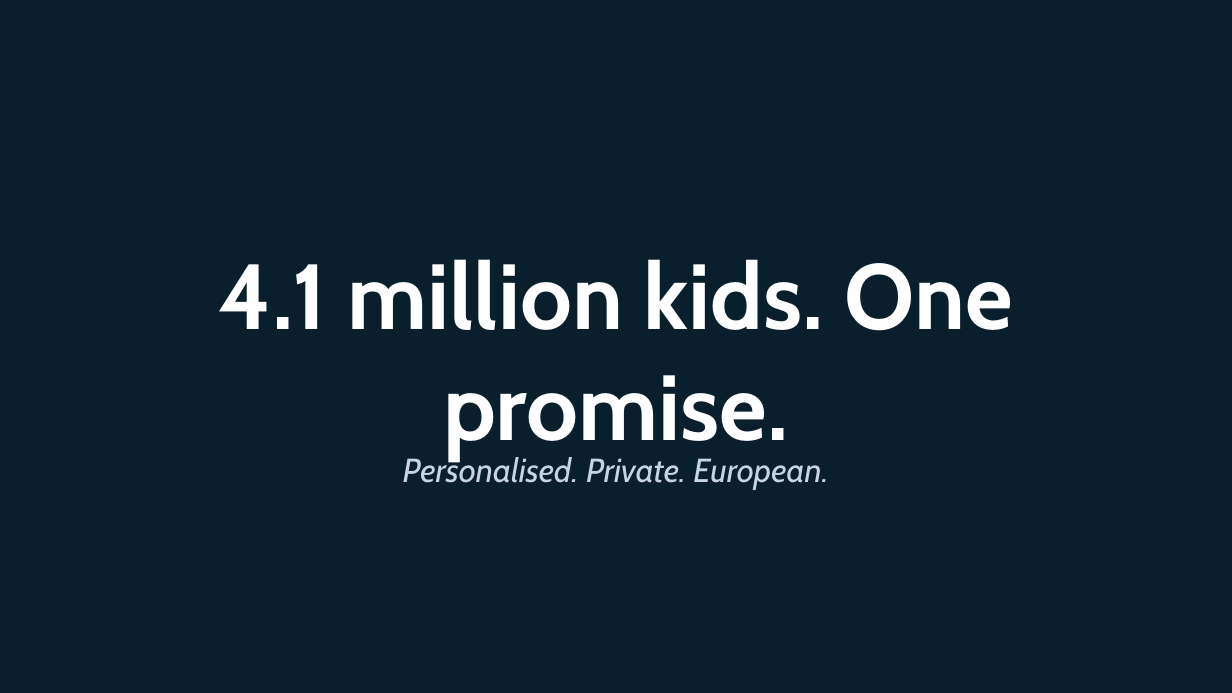
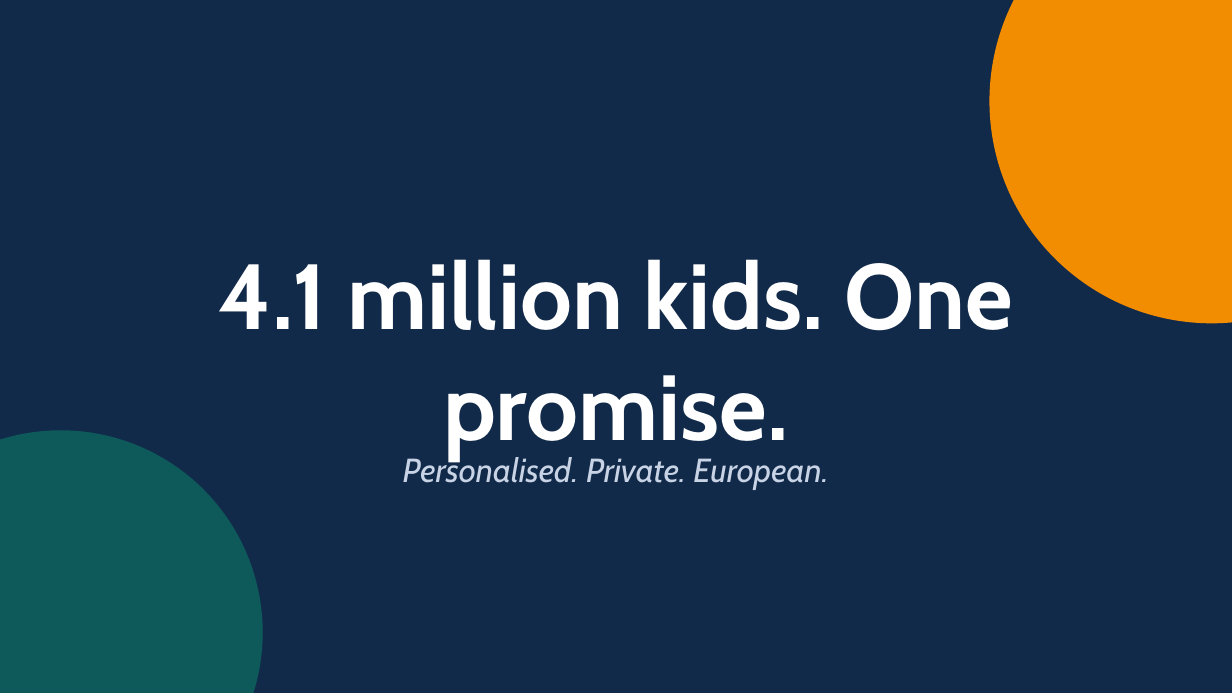
Before and after one commit to EtienneSIG/AMA_Project, a slide deck: slide 1 of Restitution01/build/LearnEU-CXO-Restitution.pptx. Drawn at 1232x693 pixels with LibreOffice and Linux fonts; fonts in the diff are those of the drawing; background and template pictures are left out. Boxes give left, top, right and bottom in pixels: in the first picture for what was removed or moved away, otherwise in the second. Text is boxed around its words. In the diff, an @@ line names an element or a change of style, - is before the commit and + after.

```diff
--- a/Restitution01/build/LearnEU-CXO-Restitution.pptx
+++ b/Restitution01/build/LearnEU-CXO-Restitution.pptx
@@ rectangle added at (x1=0, y1=0, x2=1232, y2=693), fill #122A4A @@
@@ ellipse added at (x1=990, y1=0, x2=1232, y2=323), fill #F28C00 @@
@@ ellipse added at (x1=0, y1=431, x2=262, y2=693), fill #0E5A5A @@
```
Also in this commit, not shown: 6 other slides changed, 21 other files.
